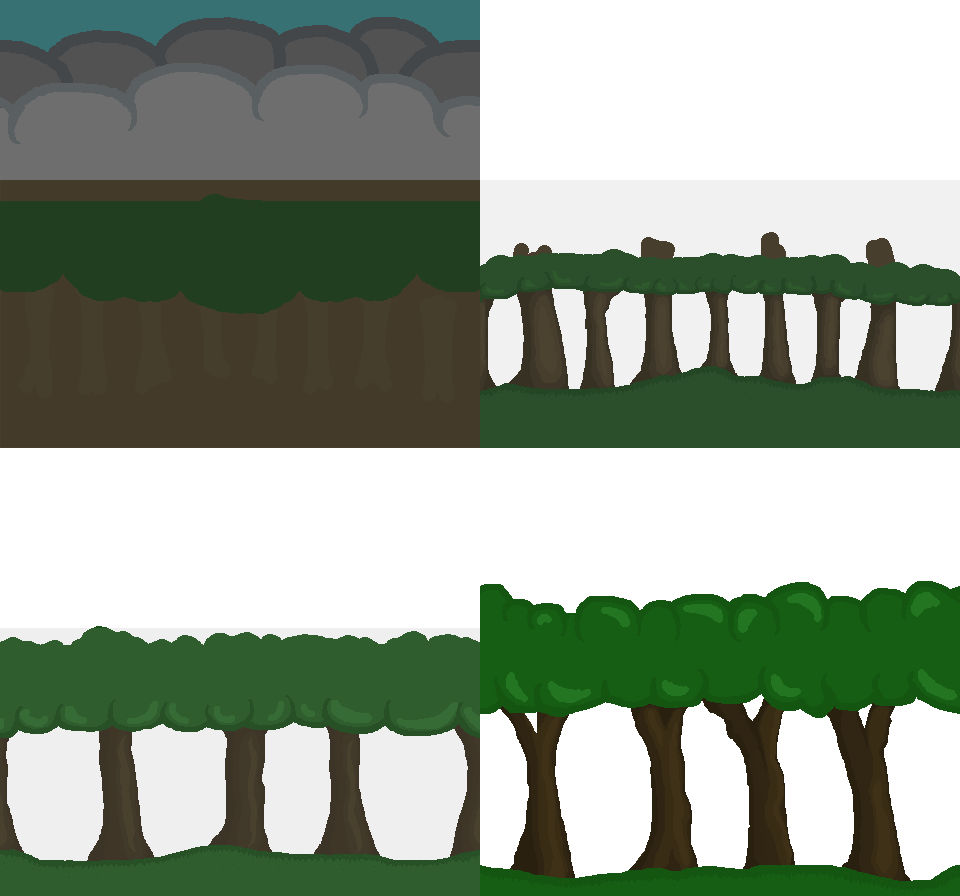
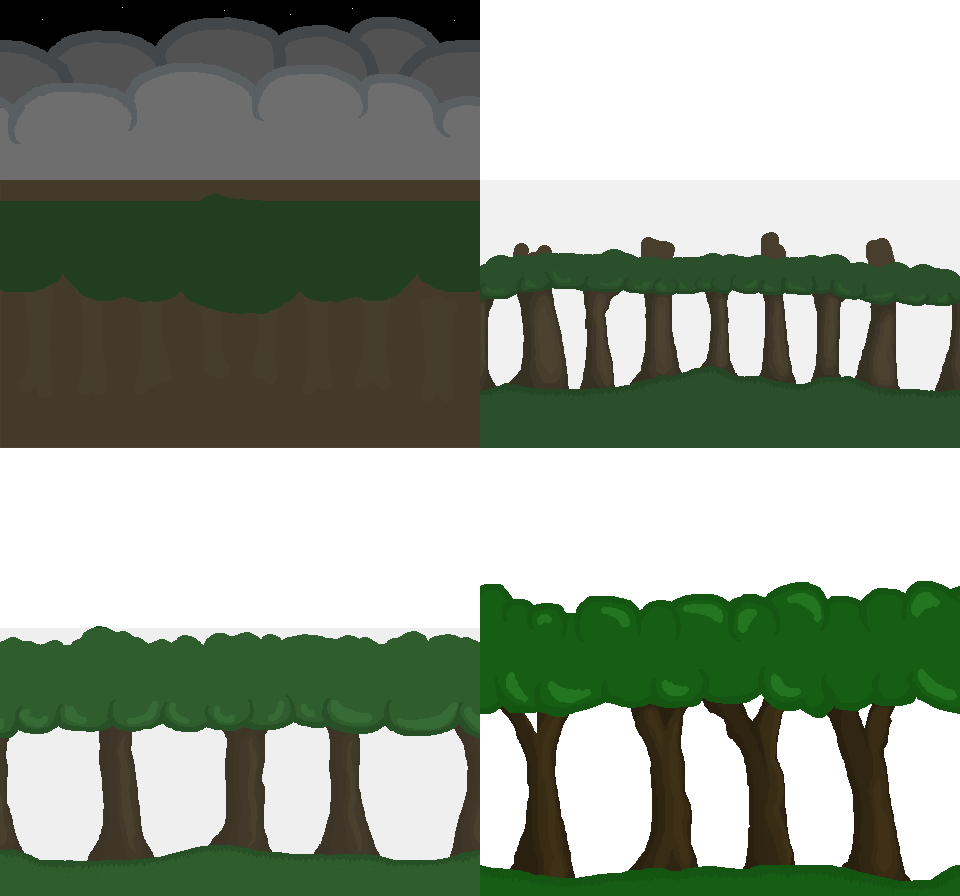
Layered file, before and after one edit (w=960, h=896). Changes by layer:
painted on "background_0" over [0, 0, 480, 52]
